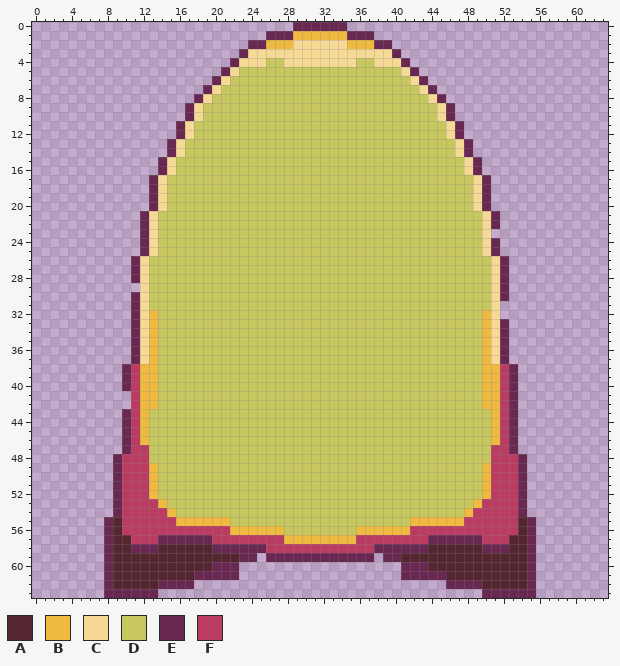
Two versions of one pixel-art sprite, Assets/bloco.png. Above: the version before the commit.
The file is 64x64 pixels.
Palette (. is transparent): A #542730  B #efba3f  C #f6d995  D #c6c85f  E #692851  F #bb3c63
The result:
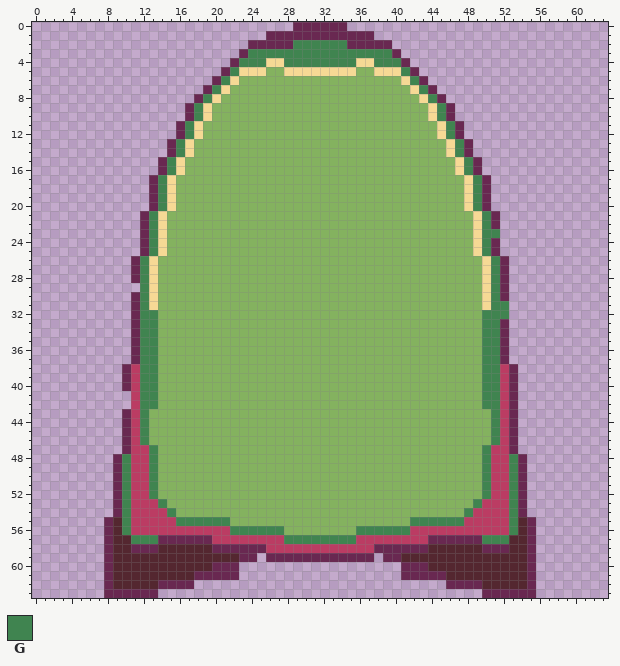
Colours new in this view: G #408450
Message: Atualizando bloco/peça
What changed:
colour D: #c6c85f -> #84b25f
Changed rows in their new state; - is a pixel that keeps its letter.
first column x 10:
 1 -------------------EEEEEE-------------------
 2 ----------------EEEGGGGGGEEE----------------
 3 --------------GGGGGGGGGGGGGGGG--------------
 4 -------------GGGCCGGGGGGGGCCGGG-------------
 5 ------------GCCC--CCCCCCCC--CCCG------------
 6 -----------GC------------------CG-----------
 7 ----------GC--------------------CG----------
 8 ---------GC----------------------CG---------
 9 --------GC------------------------CG--------
10 --------GC------------------------CG--------
11 -------GC--------------------------CG-------
12 -------GC--------------------------CG-------
13 ------GC----------------------------CG------
14 ------GC----------------------------CG------
15 -----GC------------------------------CG-----
16 -----GC------------------------------CG-----
17 ----GC--------------------------------CG----
18 ----GC--------------------------------CG----
19 ----GC--------------------------------CG----
20 ----GC--------------------------------CG----
21 ---GC----------------------------------CG---
22 ---GC----------------------------------CG---
23 ---GC----------------------------------CGG--
24 ---GC----------------------------------CG---
25 ---GC----------------------------------CG---
26 --GC------------------------------------CG--
27 --GC------------------------------------CG--
28 --GC------------------------------------CG--
29 --GC------------------------------------CG--
30 --GC------------------------------------CG--
31 --GC------------------------------------CGG-
32 --GG------------------------------------GGG-
33 --GG------------------------------------GG--
34 --GG------------------------------------GG--
35 --GG------------------------------------GG--
36 --GG------------------------------------GG--
37 --GG------------------------------------GG--
38 --GG------------------------------------GG--
39 --GG------------------------------------GG--
40 --GG------------------------------------GG--
41 --GG------------------------------------GG--
42 --GG------------------------------------GG--
43 --G--------------------------------------G--
44 --G--------------------------------------G--
45 --G--------------------------------------G--
46 --G--------------------------------------G--
47 ---G------------------------------------G---
48 G--G------------------------------------G--G
49 G--G------------------------------------G--G
50 G--G------------------------------------G--G
51 G--G------------------------------------G--G
52 G--G------------------------------------G--G
53 G---G----------------------------------G---G
54 G----G--------------------------------G----G
55 G-----GGGGGG--------------------GGGGGG-----G
56 G-----------GGGGGG--------GGGGGG-----------G
57 -GGG--------------GGGGGGGG--------------GGG-
Where, in picture pixels (left, top, right, bottom), the same in both pictures:
changed: (122, 31, 518, 544)
